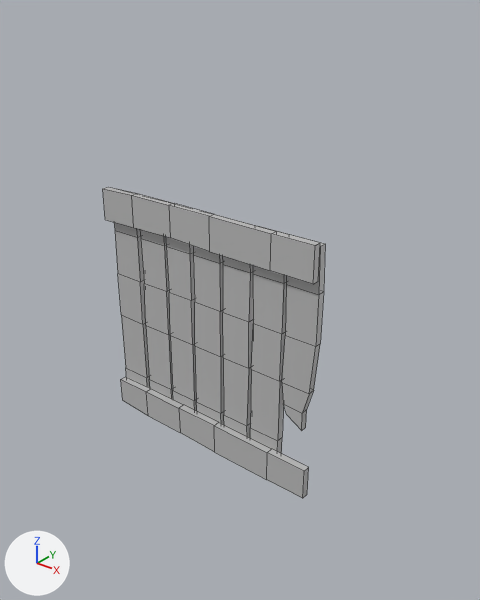
What one commit did to the FBX model BearPrototypes/Assets/Objects/Wooden_Wall_01.fbx.
One viewpoint serves both versions: a 50 mm lens placed at (10.22, -9.68, 7.63), pointed at (1.98, 0.62, 1.24). Lighting does not change. The marker at lower left points along +X, +Y and +Z. Mesh edges are drawn as thin lines. Where no turn or scale is listed for an object, it has been applied to the vertices.

Names of what the first picture shows: 'WoodenPanel'.
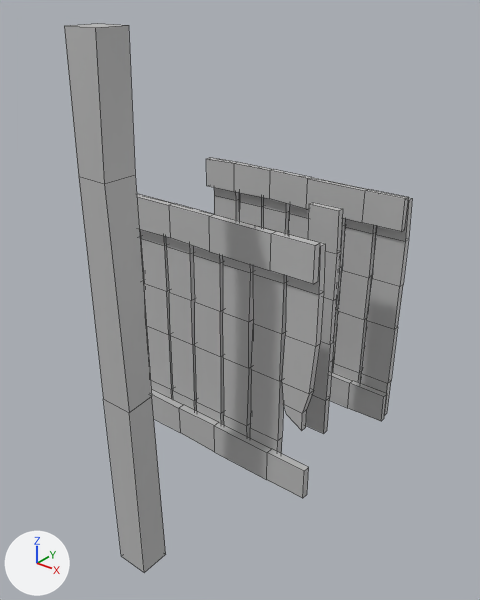
The newer file is also rescaled (x1.2), turned or shifted as a whole; pictures and numbers use the older file's frame.

The change, as a diff of the scene's bpy script:
```diff
--- a/BearPrototypes/Assets/Objects/Wooden_Wall_01.fbx.py
+++ b/BearPrototypes/Assets/Objects/Wooden_Wall_01.fbx.py
@@ me_mesh_001 @@
+me_mesh_001.from_pydata(...)  # 24 vertices, 22 faces; spans x 1.27..2.04, y 0.0..0.17, z -2.83..2.82
+me_mesh_001.materials.append(mat_lambert1)  # grey #bcbcbc
@@ me_mesh_002 @@
+me_mesh_002.from_pydata(...)  # 216 vertices, 188 faces; spans x -2.84..2.84, y -0.17..0.17, z -2.91..2.91
+me_mesh_002.materials.append(mat_lambert1)  # grey #bcbcbc
@@ me_mesh_003 @@
+me_mesh_003.from_pydata(...)  # 16 vertices, 14 faces; spans x -0.47..0.36, y -0.38..0.44, z -5.56..5.56
+me_mesh_003.materials.append(mat_lambert1)  # grey #bcbcbc
@@ ob_woodenplank @@
+ob_woodenplank = bpy.data.objects.new('WoodenPlank', me_mesh_001)
+ob_woodenplank.location = (1.57, 1.87, 0.48)
@@ ob_woodenplank1 @@
+ob_woodenplank1 = bpy.data.objects.new('WoodenPlank1', me_mesh_002)
+ob_woodenplank1.location = (1.57, 3.44, 0.48)
@@ ob_woodenbeam @@
+ob_woodenbeam = bpy.data.objects.new('WoodenBeam', me_mesh_003)
+ob_woodenbeam.location = (1.6, -2.46, 1.4)
```

Boxes (x1, y1, x2, y2) around the edits, measured in the pictures (480 x 600 px):
'WoodenBeam', added: after (64, 23, 166, 573)
'WoodenPlank1', added: after (206, 157, 412, 421)
'WoodenPlank', added: after (306, 202, 343, 434)
